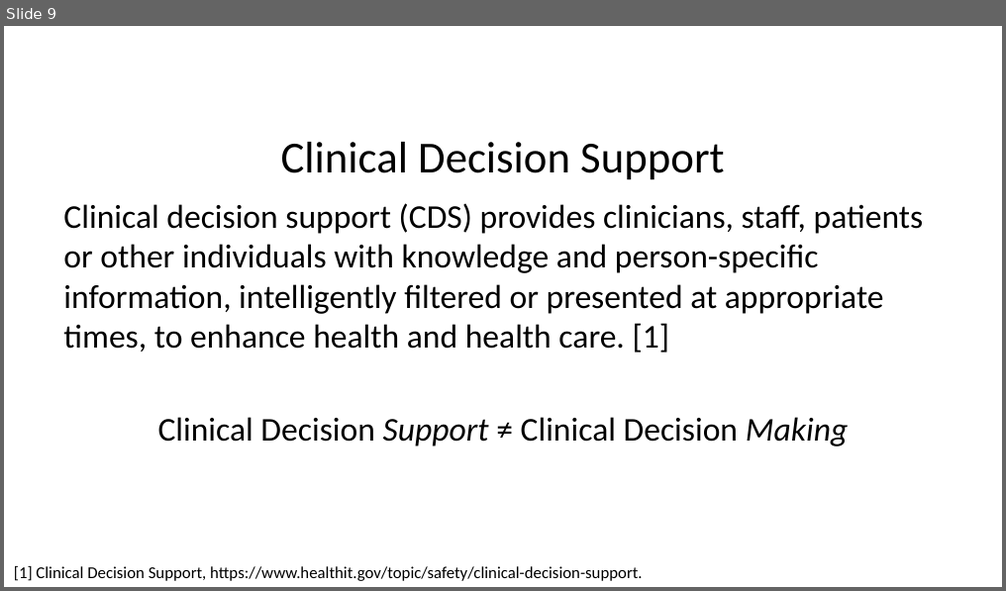
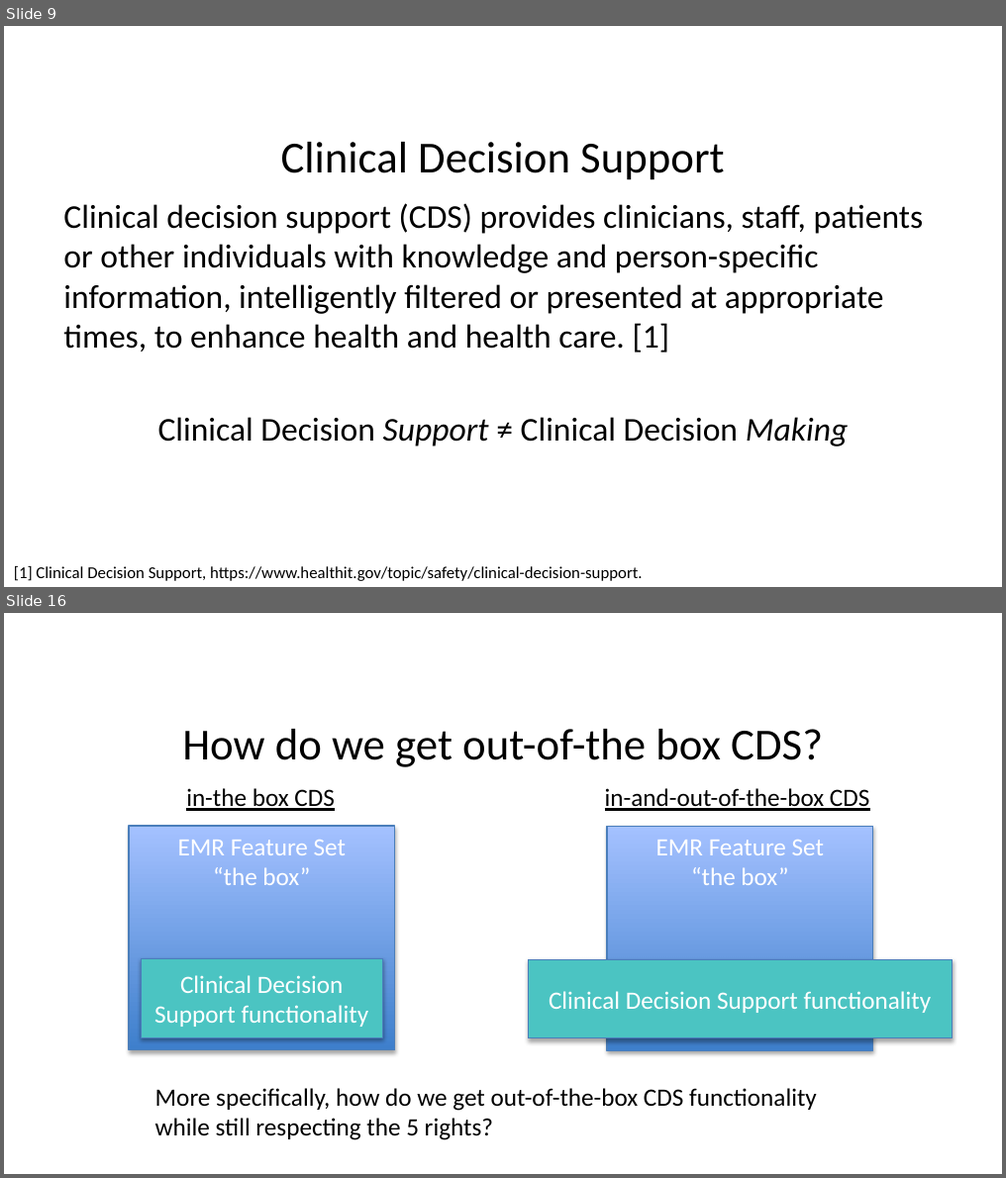
Before and after one commit to ghsmith/hladpb1, a slide deck: Hot_Topic_Analytics_and_Algorithms_Web_Based_Clinical_Decision_Support.pptx. Shown one above the other, each under a label of ours: slide 9 before the commit, slides 9 and 16 after it; the slides between them are not shown. The pictures are 1006x591 and 1006x1178 pixels, drawn with LibreOffice and Linux fonts; fonts in the diff are those of the drawing; background and template pictures are left out. Boxes give left, top, right and bottom in pixels: in the first picture for what was removed or moved away, otherwise in the second. Text is boxed around its words. In the diff, an @@ line names an element or a change of style, - is before the commit and + after.

```diff
--- a/Hot_Topic_Analytics_and_Algorithms_Web_Based_Clinical_Decision_Support.pptx
+++ b/Hot_Topic_Analytics_and_Algorithms_Web_Based_Clinical_Decision_Support.pptx
@@ slide 16 added at (4,613,1002,1174), background picture (left out) @@
@@ title added at (182,729,823,767), 32 pt, text #000000 @@
+How do we get out-of-the box CDS?
@@ text added at (186,788,334,811), 18 pt, text #000000, underline @@
+in-the box CDS
@@ text added at (605,788,869,811), 18 pt, text #000000, underline @@
+in-and-out-of-the-box CDS
@@ rectangle added at (129,826,395,1051), fill gradient #3F80CE to #A4C4FF, outline #4B7EBC 0.75 pt, 18 pt, text #FFFFFF @@
+EMR Feature Set
+“the box”
@@ rectangle added at (607,827,873,1052), fill gradient #3F80CE to #A4C4FF, outline #4B7EBC 0.75 pt, 18 pt, text #FFFFFF @@
+EMR Feature Set
+“the box”
@@ rectangle added at (142,959,383,1038), fill #4BC4C2, outline #4B7EBC 0.75 pt, 18 pt, text #FFFFFF @@
+Clinical Decision Support functionality
@@ rectangle added at (528,959,952,1038), fill #4BC4C2, outline #4B7EBC 0.75 pt, 18 pt, text #FFFFFF @@
+Clinical Decision Support functionality
@@ text added at (155,1088,817,1141), 18 pt, text #000000 @@
+More specifically, how do we get out-of-the-box CDS functionality while still respecting the 5 rights?
```
Also in this commit, not shown: 3 slides changed, 10 other slides added.
